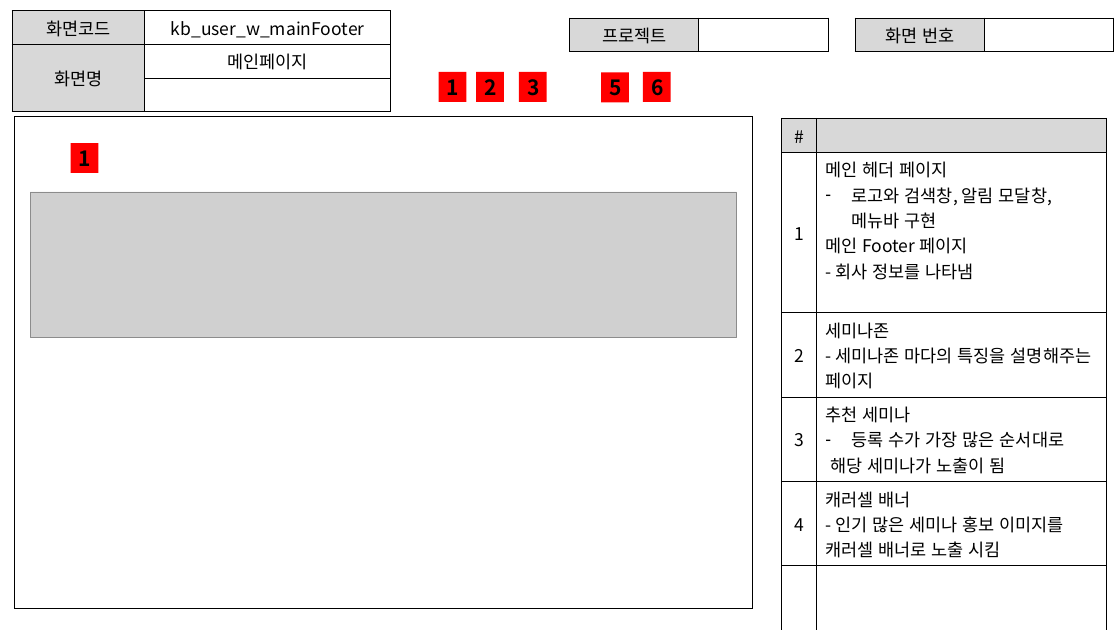
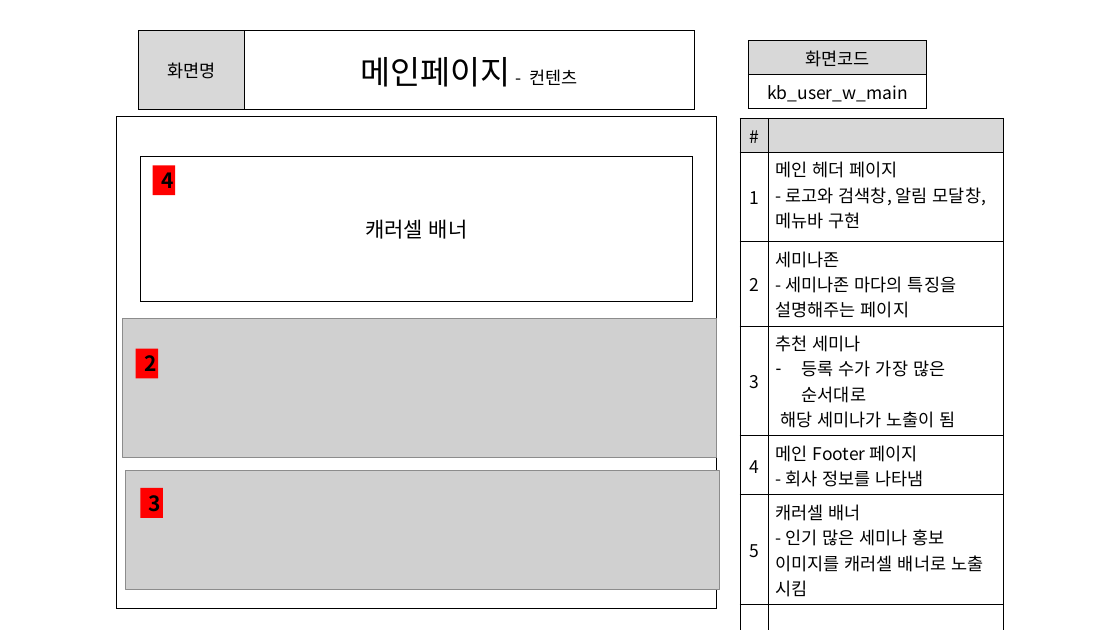
Before and after one commit to ezenteam2/e-Zone, a slide deck: slide 3 of 0 발표용 파워포인트/project05 - 파워포인트 종합 - 기범.pptx (slide 4 before the commit). Drawn at 1120x630 pixels with LibreOffice and Linux fonts; fonts in the diff are those of the drawing; grey boxes stand for pictures. Boxes give left, top, right and bottom in pixels: in the first picture for what was removed or moved away, otherwise in the second. Text is boxed around its words. In the diff, an @@ line names an element or a change of style, - is before the commit and + after.

```diff
--- a/0 발표용 파워포인트/project05 - 파워포인트 종합 - 기범.pptx
+++ b/0 발표용 파워포인트/project05 - 파워포인트 종합 - 기범.pptx
@@ table removed at (x1=570, y1=18, x2=828, y2=48), 1 rows, 2 columns @@
-프로젝트 | 
@@ table removed at (x1=855, y1=18, x2=1114, y2=48), 1 rows, 2 columns @@
-화면 번호 | 
@@ table at (x1=139, y1=30, x2=694, y2=109) @@
-row 1: 화면코드 | kb_user_w_mainFooter
-row 2: 화면명 | 메인페이지
-row 3:  | 
+row 1: 화면명 | 메인페이지 - 컨텐츠
@@ table resized from (x1=12, y1=11, x2=391, y2=99) to (x1=139, y1=30, x2=694, y2=109) @@
@@ table added at (x1=749, y1=41, x2=928, y2=106), 2 rows, 1 columns @@
+화면코드
+kb_user_w_main
@@ text "1" rewrapped from (x1=439, y1=72, x2=466, y2=102) to (x1=470, y1=74, x2=482, y2=87) @@
@@ rectangle added at (x1=593, y1=72, x2=616, y2=102), fill #FF0000 @@
@@ rectangle removed at (x1=602, y1=72, x2=629, y2=102) @@
-5
@@ rectangle added at (x1=628, y1=72, x2=650, y2=102), fill #FF0000 @@
@@ rectangle removed at (x1=643, y1=72, x2=670, y2=102) @@
-6
@@ rectangle resized from (x1=14, y1=117, x2=752, y2=608) to (x1=117, y1=117, x2=717, y2=608) @@
@@ table at (x1=740, y1=118, x2=1004, y2=630) @@
-row 2, column 2: 메인 헤더 페이지 / 로고와 검색창, 알림 모달창, 메뉴바 구현 / 메인 Footer 페이지 / - 회사 정보를 나타냄
+row 2, column 2: 메인 헤더 페이지 / - 로고와 검색창, 알림 모달창, 메뉴바 구현
-row 5: 4 | 캐러셀 배너 / - 인기 많은 세미나 홍보 이미지를 캐러셀 배너로 노출 시킴
+row 5: 4 | 메인 Footer 페이지 / - 회사 정보를 나타냄
+row 6: 5 | 캐러셀 배너 / - 인기 많은 세미나 홍보 이미지를 캐러셀 배너로 노출 시킴
@@ table resized from (x1=782, y1=118, x2=1107, y2=582) to (x1=740, y1=118, x2=1004, y2=630) @@
@@ rectangle removed at (x1=71, y1=143, x2=98, y2=172) @@
-1
@@ rectangle added at (x1=140, y1=156, x2=692, y2=302), outline #000000 1 pt, 18 pt, text #000000 @@
+캐러셀 배너
@@ rectangle added at (x1=153, y1=166, x2=176, y2=195), fill #FF0000, 18 pt, text #000000, bold @@
+4
@@ picture removed at (x1=30, y1=192, x2=737, y2=339) @@
@@ picture added at (x1=123, y1=318, x2=717, y2=457) @@
@@ rectangle "2" resized from (x1=476, y1=72, x2=504, y2=102) to (x1=135, y1=349, x2=158, y2=378) @@
@@ picture added at (x1=126, y1=471, x2=720, y2=589) @@
@@ rectangle "3" resized from (x1=519, y1=72, x2=547, y2=102) to (x1=140, y1=488, x2=163, y2=518) @@
```
Also in this commit, not shown: 15 other slides changed.
